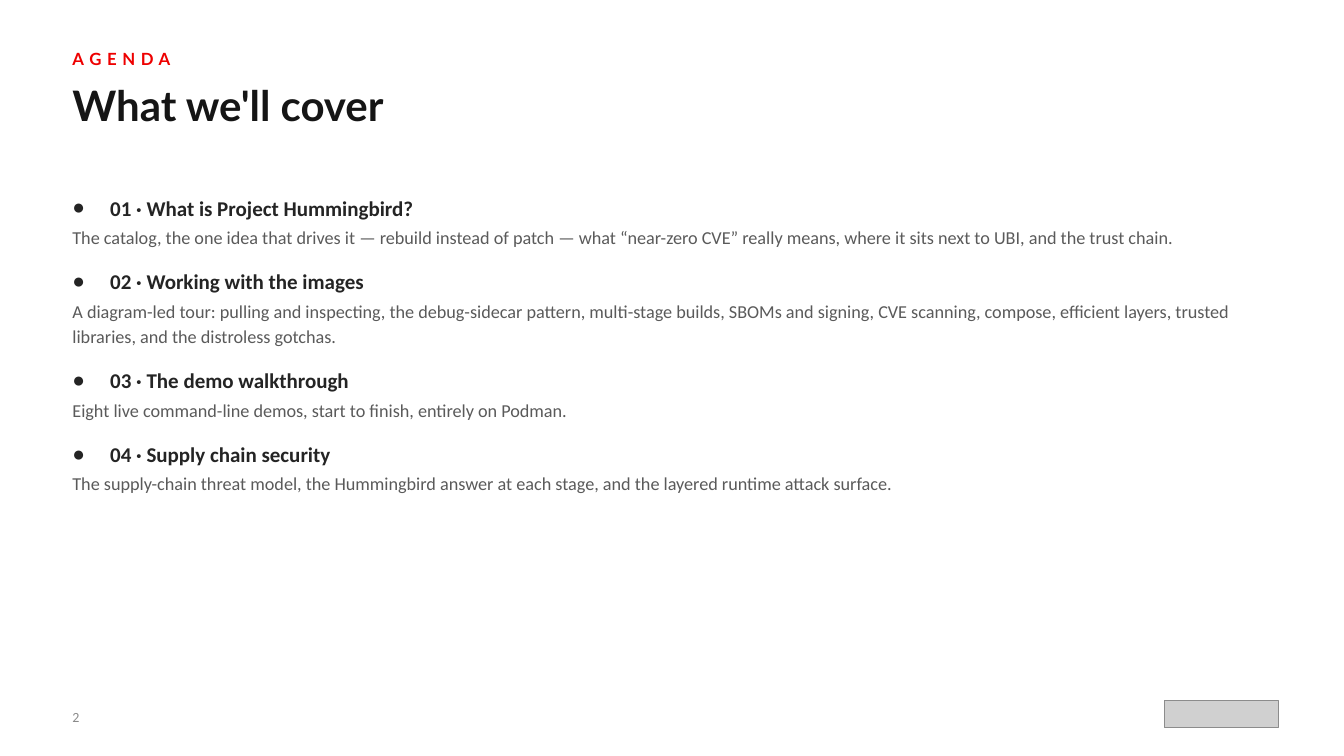
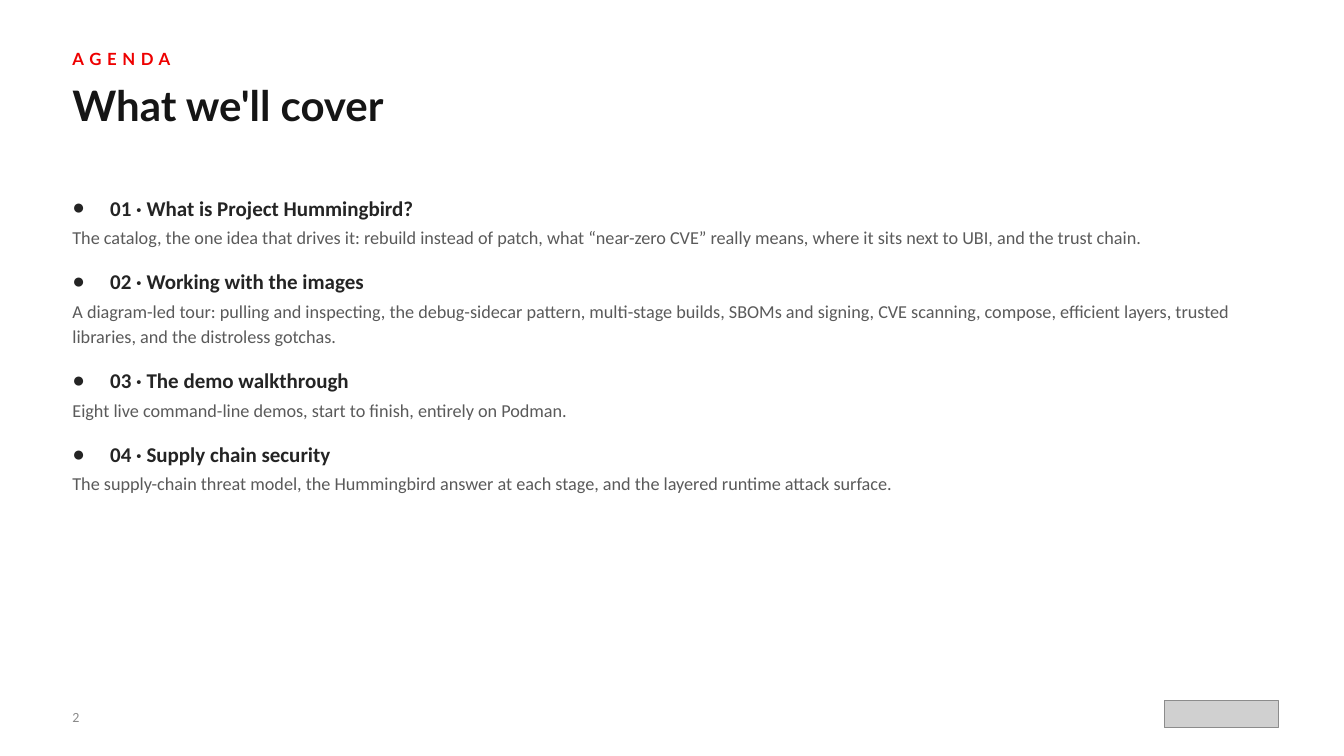
Before and after one commit to patterncatalyst/hummingbird-tutorial, a slide deck: slide 2 of presentations/hummingbird-overview.pptx. Drawn at 1344x756 pixels with LibreOffice and Linux fonts; fonts in the diff are those of the drawing; grey boxes stand for pictures. Boxes give left, top, right and bottom in pixels: in the first picture for what was removed or moved away, otherwise in the second. Text is boxed around its words. In the diff, an @@ line names an element or a change of style, - is before the commit and + after.

```diff
--- a/presentations/hummingbird-overview.pptx
+++ b/presentations/hummingbird-overview.pptx
@@ text at (72,231,1141,247): text changed @@
-  The catalog, the one idea that drives it — rebuild instead of patch — what “near-zero CVE” really means, where it sits next to UBI, and the trust chain.
+  The catalog, the one idea that drives it: rebuild instead of patch, what “near-zero CVE” really means, where it sits next to UBI, and the trust chain.
```
Also in this commit, not shown: 32 other slides changed, 4 other files.
